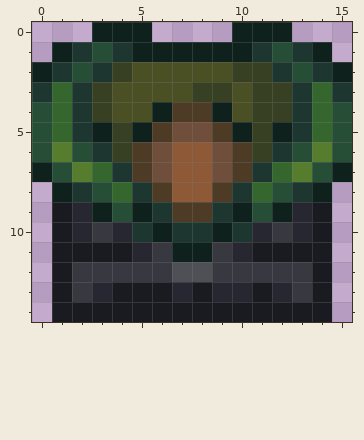
File history of a pixel-art sprite, Content/Tiles/Cemetery/Furniture/CemeteryBiomeChestItem.png. The first picture shows the starting point.
The file is 32x30 pixels, drawn in blocks of 2x2; one block is one cell here.
And afterwards:
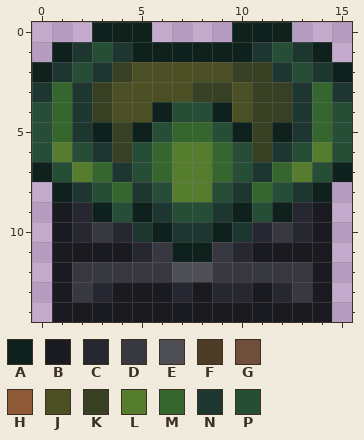
Palette (. is transparent): A #0e211c  B #1a1a21  C #272731  D #383840  E #4f4f56  F #4e3b25  G #6f4f3b  H #8e5936  J #4b4f24  K #374022  L #567c2e  M #34662e  N #1d3730  P #264d35
Difference:
Colour H becomes colour L in rows 6 to 8 at x 7 to 8.
Colour G becomes colour M in row 5 at x 7 to 8; in rows 6 to 7 at x 6 and 9.
Colour F becomes colour P in row 4 at x 7 to 8; in row 5 at x 6 and 9; in rows 6 to 7 at x 5 and 10; in row 8 at x 6 and 9; in row 9 at x 7 to 8.
